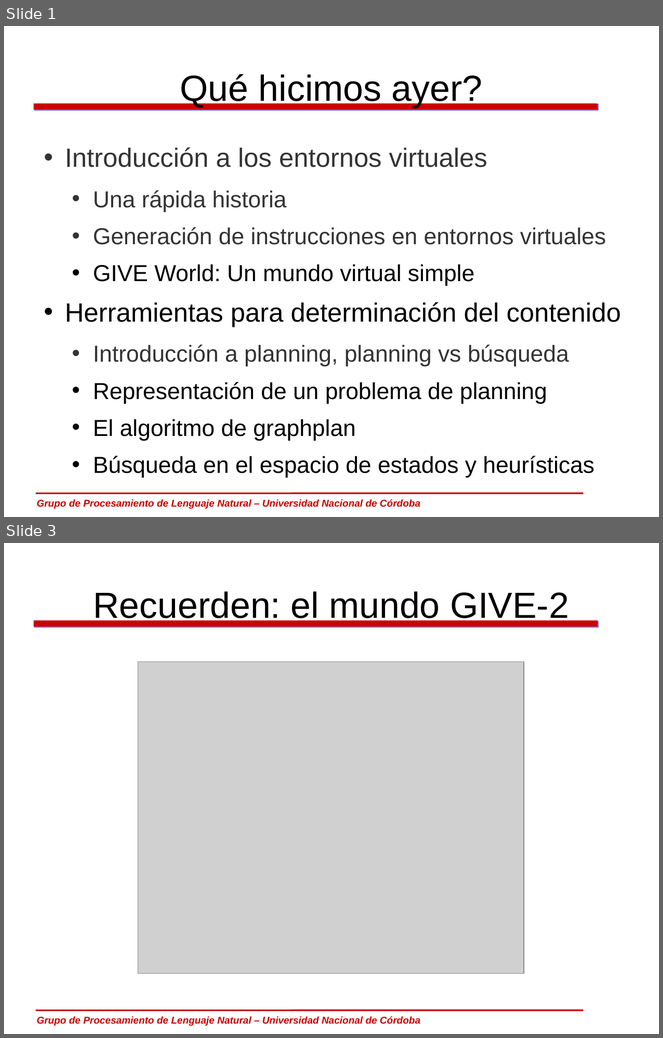
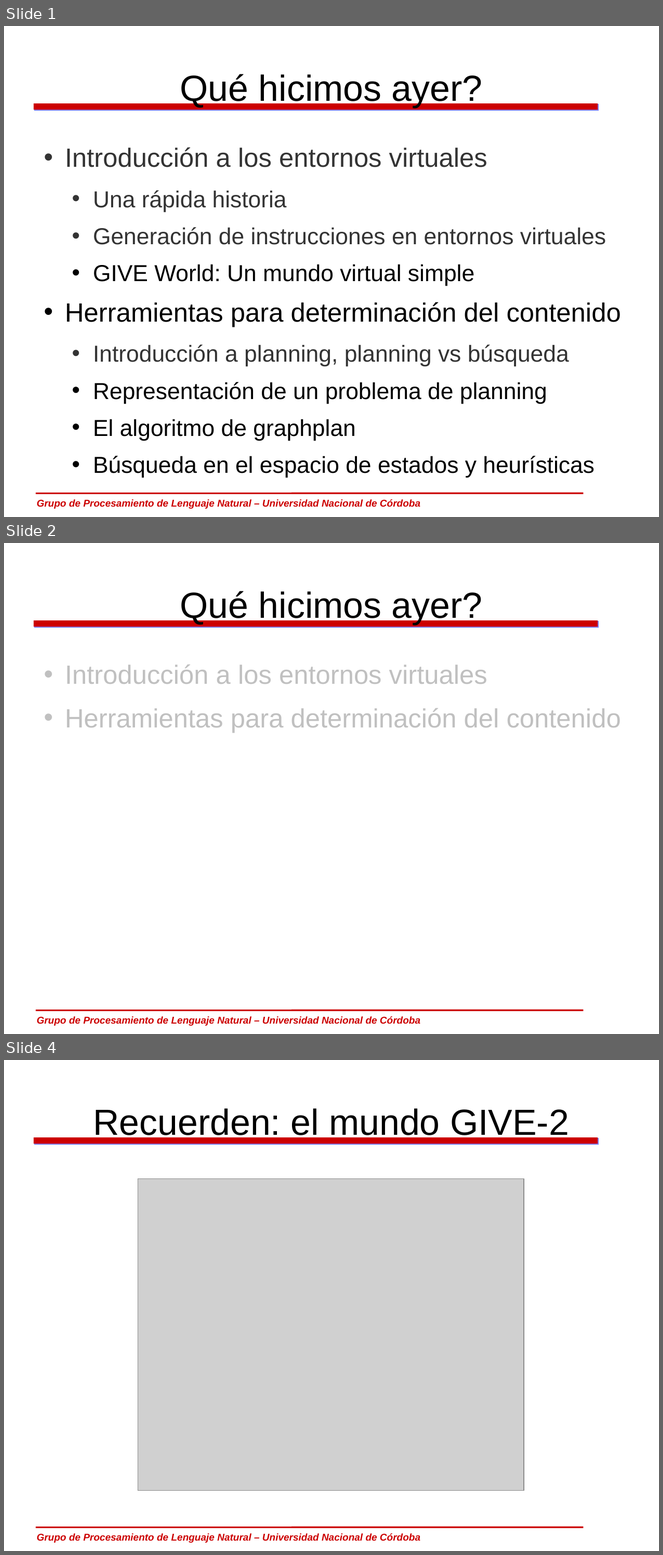
Before and after one commit to carlosareces/elic10, a slide deck: slides/dia5.odp. Shown one above the other, each under a label of ours: slides 1 and 3 before the commit, slides 1, 2 and 4 after it; the slides between them are not shown. The pictures are 663x1038 and 663x1555 pixels, drawn with LibreOffice and Linux fonts; fonts in the diff are those of the drawing; grey boxes stand for pictures; background and template pictures are left out. Boxes give left, top, right and bottom in pixels: in the first picture for what was removed or moved away, otherwise in the second. Text is boxed around its words. In the diff, an @@ line names an element or a change of style, - is before the commit and + after.

```diff
--- a/slides/dia5.odp
+++ b/slides/dia5.odp
@@ slide 2 added at [4, 543, 659, 1034], background #FFFFFF; not listed: 3 template elements that a slide beside it also shows @@
@@ title added at [180, 591, 483, 625], 44 pt, text #000000 @@
+Qué hicimos ayer?
@@ text added at [65, 665, 621, 733], 32 pt, text #C0C0C0 @@
+• Introducción a los entornos virtuales
+• Herramientas para determinación del contenido
@@ what was slide 3 is now slide 4 @@
```
Also in this commit, not shown: 9 slides changed, 3 other slides added.
